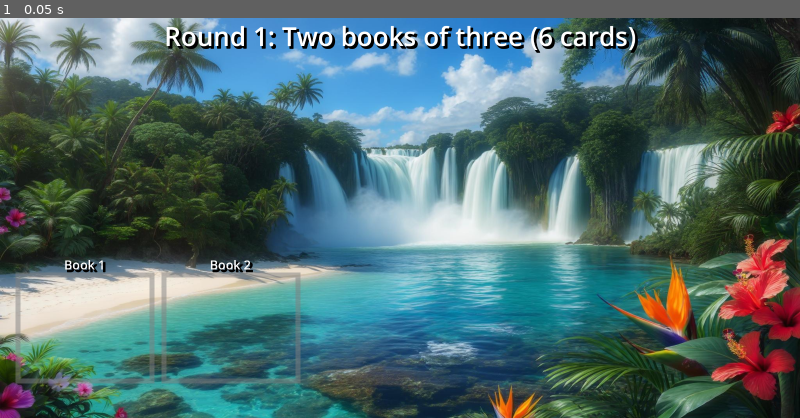
Above: before the commit, frame 1.
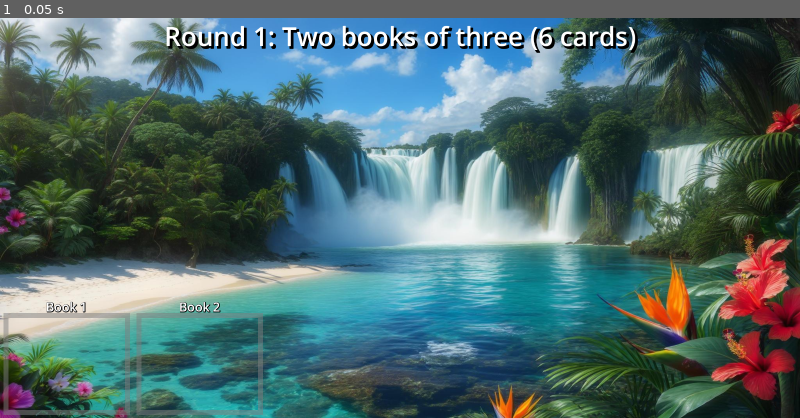
Above: after the commit, the same moment.

Repository: gmlewis/godot-liverpool-rummy
Game: Godot game, scene res://rounds/round_1.tscn
Same seed, same stepped clock (60 frames per second), same inputs: the game is played once before the commit and once after it. This scene is started directly instead of the project's main scene.
Inputs:
- Up to frame 1 (0.05 s): no input

The runs differ from the first frame. In frame 1, 2.6% of the frame differs, in the area x 0-38%, y 60-100%.

Commit message:
Add scripts
Signed-off-by: Glenn Lewis <6598971+gmlewis@users.noreply.github.com>

Diff:
--- a/rounds/round_1.tscn
+++ b/rounds/round_1.tscn
@@ -45,20 +45,24 @@
 horizontal_alignment = 1
 
 [node name="MeldArea" type="Control" parent="."]
-anchors_preset = 0
+layout_mode = 1
+anchor_top = 0.7
+anchor_right = 0.5
+anchor_bottom = 1.0
+grow_vertical = 0
 
-[node name="Book1" type="Node" parent="MeldArea"]
+[node name="Book1" type="Control" parent="MeldArea"]
+layout_mode = 1
+anchor_right = 0.333
+anchor_bottom = 1.0
 
 [node name="Book1Label" type="Label" parent="MeldArea/Book1"]
+layout_mode = 1
 anchors_preset = -1
-anchor_left = 0.019444445
-anchor_top = 0.5951389
-anchor_right = 0.19236112
-anchor_bottom = 0.6354167
+anchor_right = 1.0
+anchor_bottom = 0.1
 grow_horizontal = 2
 theme_override_colors/font_shadow_color = Color(0, 0, 0, 1)
-theme_override_constants/shadow_offset_x = 7
-theme_override_constants/shadow_offset_y = 7
 theme_override_constants/shadow_outline_size = 7
 theme_override_font_sizes/font_size = 40
 text = "Book 1"
@@ -66,24 +70,26 @@
 
 [node name="Book1Area" type="ColorRect" parent="MeldArea/Book1"]
 material = SubResource("ShaderMaterial_1ihhj")
+layout_mode = 1
 anchors_preset = -1
-anchor_left = 0.019444445
-anchor_top = 0.6354167
-anchor_right = 0.19305556
-anchor_bottom = 0.9131944
+anchor_left = 0.025
+anchor_top = 0.125
+anchor_right = 0.975
+anchor_bottom = 0.975
 
-[node name="Book2" type="Node" parent="MeldArea"]
+[node name="Book2" type="Control" parent="MeldArea"]
+layout_mode = 1
+anchor_left = 0.333
+anchor_right = 0.666
+anchor_bottom = 1.0
 
 [node name="Book2Label" type="Label" parent="MeldArea/Book2"]
+layout_mode = 1
 anchors_preset = -1
-anchor_left = 0.20173611
-anchor_top = 0.5951389
-anchor_right = 0.37465277
-anchor_bottom = 0.6354167
+anchor_right = 1.0
+anchor_bottom = 0.1
 grow_horizontal = 2
 theme_override_colors/font_shadow_color = Color(0, 0, 0, 1)
-theme_override_constants/shadow_offset_x = 7
-theme_override_constants/shadow_offset_y = 7
 theme_override_constants/shadow_outline_size = 7
 theme_override_font_sizes/font_size = 40
 text = "Book 2"
@@ -91,8 +97,9 @@
 
 [node name="Book2Area" type="ColorRect" parent="MeldArea/Book2"]
 material = SubResource("ShaderMaterial_1ihhj")
+layout_mode = 1
 anchors_preset = -1
-anchor_left = 0.20173611
-anchor_top = 0.6354167
-anchor_right = 0.37534723
-anchor_bottom = 0.9131944
+anchor_left = 0.025
+anchor_top = 0.125
+anchor_right = 0.975
+anchor_bottom = 0.975
--- a/scripts/convert_positions_to_anchors.gd
+++ /dev/null
@@ -1,48 +0,0 @@
-@tool
-extends Control
-
-@export var convert_now: bool = false:
-    set(value):
-        if value and Engine.is_editor_hint():
-            convert_children_to_anchors()
-            convert_now = false
-
-func convert_children_to_anchors():
-    # var viewport_size = get_viewport_rect().size
-    var viewport_size = Vector2(2880, 1440)
-
-    # Safety check!
-    if viewport_size.x == 0 or viewport_size.y == 0:
-        push_error("Viewport size is zero! Make sure the scene is properly loaded.")
-        print("ERROR: Viewport size is invalid!")
-        return
-
-    print("Viewport size: ", viewport_size)
-
-    convert_node_recursive(self, viewport_size)
-
-    print("Conversion complete!")
-
-func convert_node_recursive(node: Node, viewport_size: Vector2):
-    for child in node.get_children():
-        if child is Control:
-            # Get the global position and size
-            var global_pos = child.global_position
-            var child_size = child.size
-
-            # Calculate anchor percentages relative to viewport
-            child.anchor_left = global_pos.x / viewport_size.x
-            child.anchor_top = global_pos.y / viewport_size.y
-            child.anchor_right = (global_pos.x + child_size.x) / viewport_size.x
-            child.anchor_bottom = (global_pos.y + child_size.y) / viewport_size.y
-
-            # Reset offsets to 0 so anchors control everything
-            child.offset_left = 0
-            child.offset_top = 0
-            child.offset_right = 0
-            child.offset_bottom = 0
-
-            print("Converted: ", child.name, " at ", global_pos)
-
-        # Recursively process children
-        convert_node_recursive(child, viewport_size)
--- /dev/null
+++ b/scripts/create_meld_area.gd
@@ -0,0 +1,26 @@
+@tool
+extends Control
+
+@export var create_now: bool = false:
+	set(value):
+		if value and Engine.is_editor_hint():
+			create_meld_area(self)
+			print("Creation complete!")
+			create_now = false
+
+func create_meld_area(node: Node):
+	print("Dump: ", node.name,
+		" with anchors: (L:",
+		node.anchor_left, ", T:", node.anchor_top, ", R:",
+		node.anchor_right, ", B:", node.anchor_bottom, ")")
+	for child in node.get_children():
+		create_meld_area(child)
+
+# Dump: MeldArea with anchors: (L:0.0, T:0.69999998807907, R:0.5, B:1.0)
+# Dump: Book1 with anchors: (L:0.0, T:0.0, R:0.33300000429153, B:1.0)
+# Dump: Book1Label with anchors: (L:0.0, T:0.0, R:1.0, B:0.10000000149012)
+# Dump: Book1Area with anchors: (L:0.02500000037253, T:0.125, R:0.97500002384186, B:0.97500002384186)
+# Dump: Book2 with anchors: (L:0.33300000429153, T:0.0, R:0.66600000858307, B:1.0)
+# Dump: Book2Label with anchors: (L:0.0, T:0.0, R:1.0, B:0.10000000149012)
+# Dump: Book2Area with anchors: (L:0.02500000037253, T:0.125, R:0.97500002384186, B:0.97500002384186)
+# Dump complete!
--- /dev/null
+++ b/scripts/dump_anchors.gd
@@ -0,0 +1,26 @@
+@tool
+extends Control
+
+@export var dump_now: bool = false:
+	set(value):
+		if value and Engine.is_editor_hint():
+			dump_node_recursive(self)
+			print("Dump complete!")
+			dump_now = false
+
+func dump_node_recursive(node: Node):
+	print("Dump: ", node.name,
+		" with anchors: (L:",
+		node.anchor_left, ", T:", node.anchor_top, ", R:",
+		node.anchor_right, ", B:", node.anchor_bottom, ")")
+	for child in node.get_children():
+		dump_node_recursive(child)
+
+# Dump: MeldArea with anchors: (L:0.0, T:0.69999998807907, R:0.5, B:1.0)
+# Dump: Book1 with anchors: (L:0.0, T:0.0, R:0.33300000429153, B:1.0)
+# Dump: Book1Label with anchors: (L:0.0, T:0.0, R:1.0, B:0.10000000149012)
+# Dump: Book1Area with anchors: (L:0.02500000037253, T:0.125, R:0.97500002384186, B:0.97500002384186)
+# Dump: Book2 with anchors: (L:0.33300000429153, T:0.0, R:0.66600000858307, B:1.0)
+# Dump: Book2Label with anchors: (L:0.0, T:0.0, R:1.0, B:0.10000000149012)
+# Dump: Book2Area with anchors: (L:0.02500000037253, T:0.125, R:0.97500002384186, B:0.97500002384186)
+# Dump complete!
--- /dev/null
+++ b/scripts/generate_recreation_script.gd
@@ -0,0 +1,88 @@
+@tool
+extends Control
+
+@export var generate_script: bool = false:
+	set(value):
+		if value and Engine.is_editor_hint():
+			generate_recreation_script()
+			generate_script = false
+
+func generate_recreation_script():
+	var script_lines = []
+	script_lines.append("@tool")
+	script_lines.append("extends Control")
+	script_lines.append("")
+	script_lines.append("@export var create_nodes: bool = false:")
+	script_lines.append("\tset(value):")
+	script_lines.append("\t\tif value and Engine.is_editor_hint():")
+	script_lines.append("\t\t\trecreate_hierarchy()")
+	script_lines.append("\t\t\tcreate_nodes = false")
+	script_lines.append("")
+	script_lines.append("func recreate_hierarchy():")
+
+	# Generate code for this node and all children
+	generate_node_code(self, script_lines, 1, "self")
+
+	script_lines.append("\tprint('Hierarchy recreation complete!')")
+
+	var full_script = "\n".join(script_lines)
+	var separator = "================================================================================"
+	print(separator)
+	print("GENERATED SCRIPT - Copy everything below:")
+	print(separator)
+	print(full_script)
+	print(separator)
+	print("Script generation complete! Copy the output above.")
+
+func generate_node_code(node: Node, script_lines: Array, indent: int, parent_var: String):
+	var tab = "\t".repeat(indent)
+
+	for i in range(node.get_child_count()):
+		var child = node.get_child(i)
+
+		# Only process Control, Label, and ColorRect
+		if not (child is Control or child is Label or child is ColorRect):
+			continue
+
+		var node_type = child.get_class()
+		var var_name = "node_" + str(script_lines.size())
+
+		# Create the node
+		script_lines.append(tab + "var " + var_name + " = " + node_type + ".new()")
+		script_lines.append(tab + var_name + ".name = \"" + child.name + "\"")
+		script_lines.append(tab + parent_var + ".add_child(" + var_name + ")")
+		script_lines.append(tab + var_name + ".owner = get_tree().edited_scene_root")
+
+		# Set Control properties
+		if child is Control:
+			script_lines.append(tab + var_name + ".position = Vector2(" + str(child.position.x) + ", " + str(child.position.y) + ")")
+			script_lines.append(tab + var_name + ".size = Vector2(" + str(child.size.x) + ", " + str(child.size.y) + ")")
+			script_lines.append(tab + var_name + ".anchor_left = " + str(child.anchor_left))
+			script_lines.append(tab + var_name + ".anchor_top = " + str(child.anchor_top))
+			script_lines.append(tab + var_name + ".anchor_right = " + str(child.anchor_right))
+			script_lines.append(tab + var_name + ".anchor_bottom = " + str(child.anchor_bottom))
+			script_lines.append(tab + var_name + ".offset_left = " + str(child.offset_left))
+			script_lines.append(tab + var_name + ".offset_top = " + str(child.offset_top))
+			script_lines.append(tab + var_name + ".offset_right = " + str(child.offset_right))
+			script_lines.append(tab + var_name + ".offset_bottom = " + str(child.offset_bottom))
+
+		# Set Label-specific properties
+		if child is Label:
+			script_lines.append(tab + var_name + ".text = \"" + child.text.replace("\"", "\\\"") + "\"")
+			script_lines.append(tab + var_name + ".horizontal_alignment = " + str(child.horizontal_alignment))
+			script_lines.append(tab + var_name + ".vertical_alignment = " + str(child.vertical_alignment))
+
+		# Set ColorRect-specific properties
+		if child is ColorRect:
+			var color = child.color
+			script_lines.append(tab + var_name + ".color = Color(" + str(color.r) + ", " + str(color.g) + ", " + str(color.b) + ", " + str(color.a) + ")")
+
+		# Handle material (for shaders)
+		if child.material != null:
+			script_lines.append(tab + "# Note: Material/Shader must be set manually")
+
+		script_lines.append("")
+
+		# Recursively process children
+		if child.get_child_count() > 0:
+			generate_node_code(child, script_lines, indent, var_name)
Not shown, added: scripts/create_meld_area.gd.uid
Renamed: scripts/convert_positions_to_anchors.gd.uid -> scripts/dump_anchors.gd.uid
Not shown, added: scripts/generate_recreation_script.gd.uid
